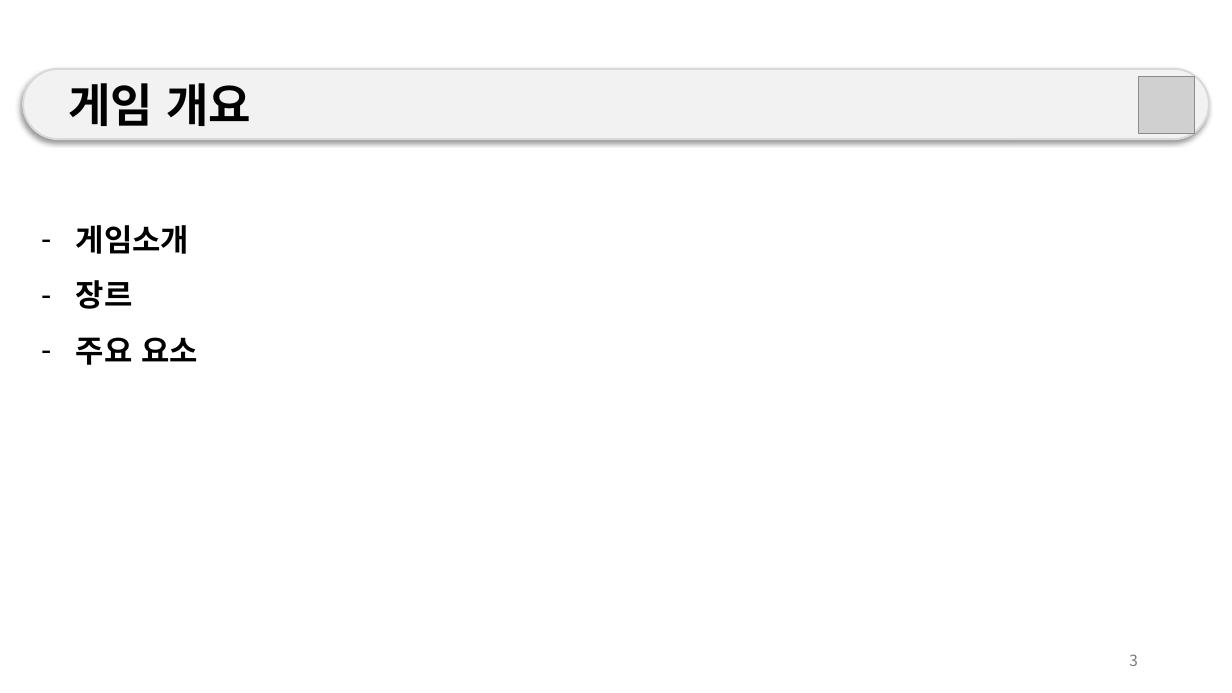
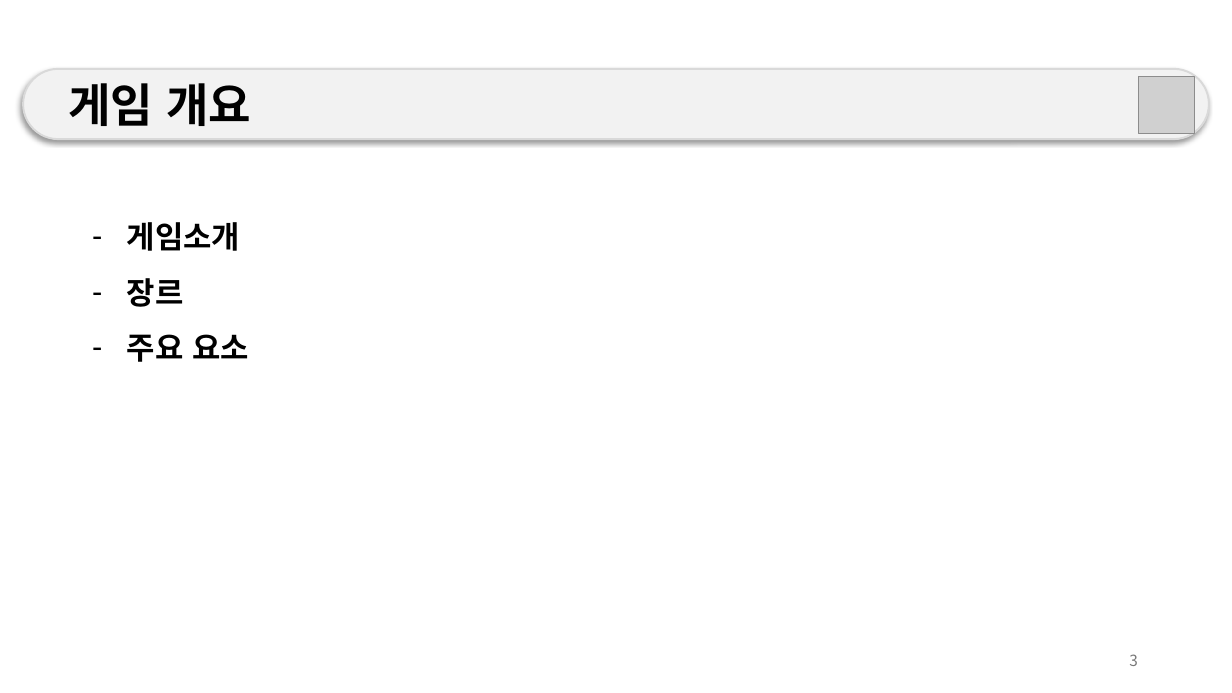
Before and after one commit to weariness00/Mandle_10Minute_Game, a slide deck: slide 3 of document/Please Leave me alone!.pptx. Drawn at 1232x693 pixels with LibreOffice and Linux fonts; fonts in the diff are those of the drawing; grey boxes stand for pictures. Boxes give left, top, right and bottom in pixels: in the first picture for what was removed or moved away, otherwise in the second. Text is boxed around its words. In the diff, an @@ line names an element or a change of style, - is before the commit and + after.

```diff
--- a/document/Please Leave me alone!.pptx
+++ b/document/Please Leave me alone!.pptx
@@ text "게임소개": place and size @@
-text "게임소개" at <box>76,225,198,365</box>
+text "게임소개" at <box>127,222,249,362</box>
```
Also in this commit, not shown: 2 other slides changed, 2 slides added.
